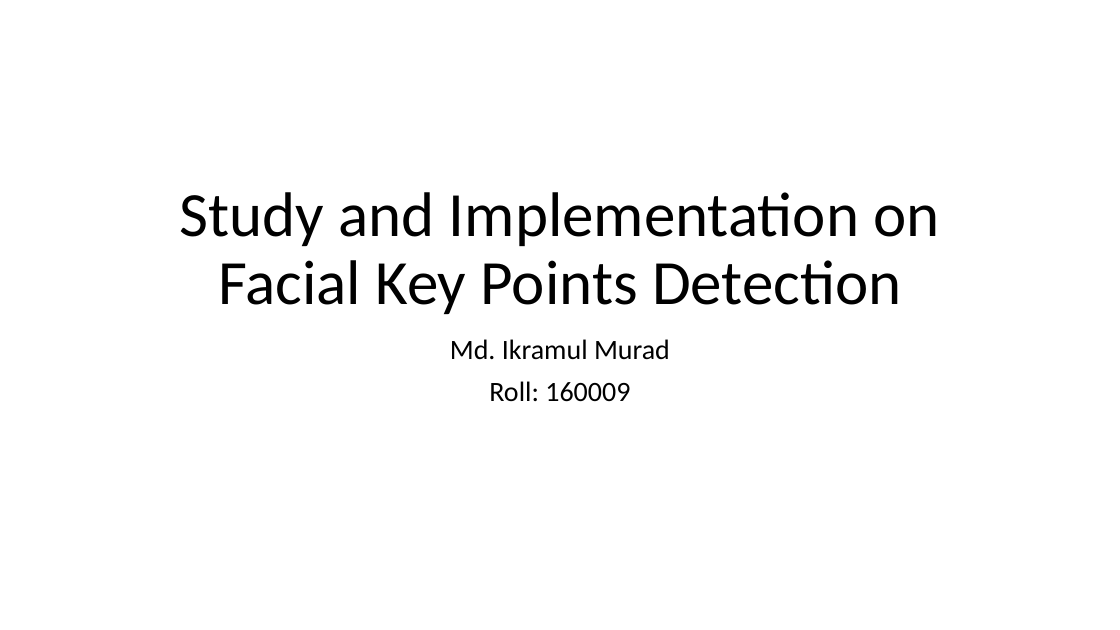
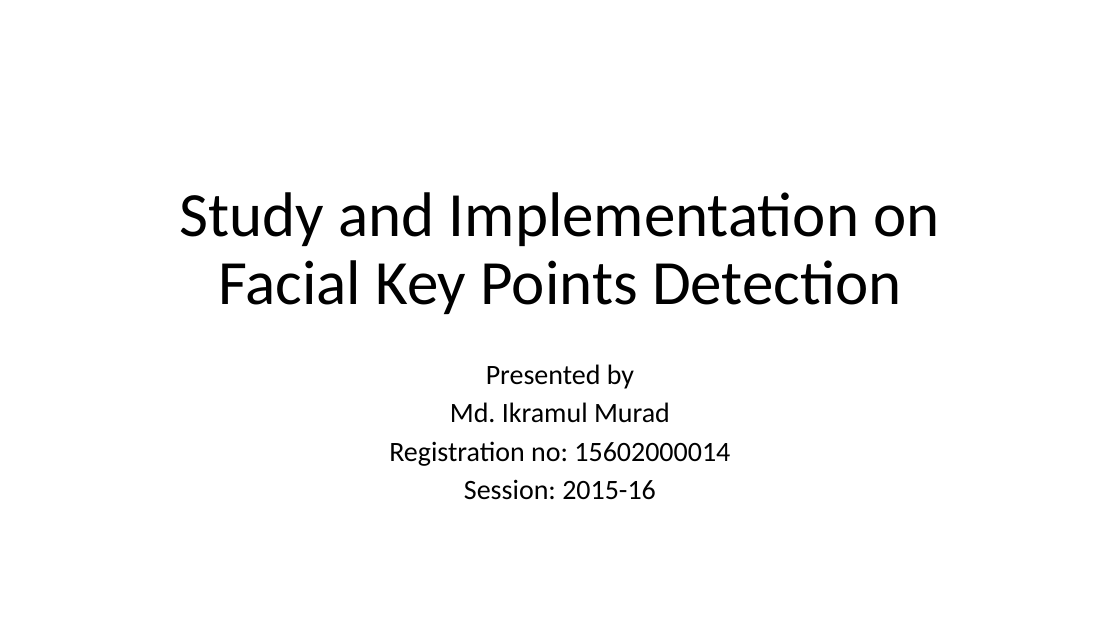
Before and after one commit to IkramulMurad/Face-detection, a slide deck: slide 1 of Book/Facial Key-points Detection.pptx. Drawn at 1120x630 pixels with LibreOffice and Linux fonts; fonts in the diff are those of the drawing. Boxes give left, top, right and bottom in pixels: in the first picture for what was removed or moved away, otherwise in the second. Text is boxed around its words. In the diff, an @@ line names an element or a change of style, - is before the commit and + after.

```diff
--- a/Book/Facial Key-points Detection.pptx
+++ b/Book/Facial Key-points Detection.pptx
@@ subtitle "Presented by": place and size @@
-subtitle "Presented by" at [450, 339, 670, 402]
+subtitle "Presented by" at [389, 364, 730, 500]
@@ subtitle at [486, 364, 634, 389]: paragraph added @@
+Presented by
@@ subtitle at [450, 402, 670, 423]: line spacing 0.9 to 0.8 @@
@@ subtitle at [389, 441, 730, 500]: text changed @@
-Roll: 160009
+Registration no: 15602000014
+Session: 2015-16
```
